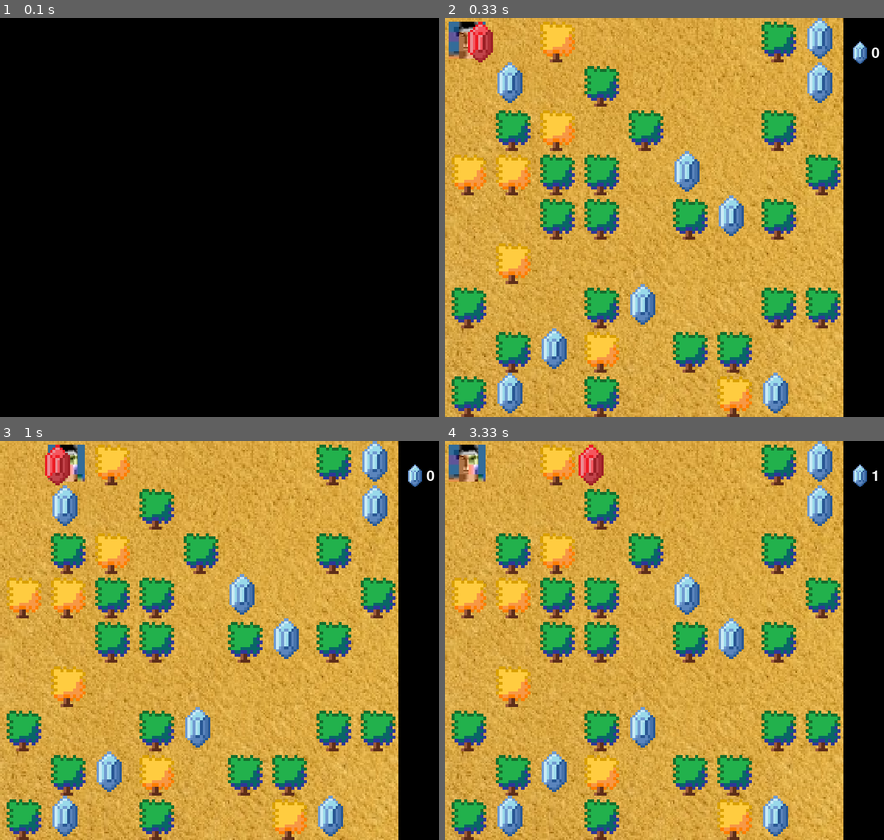
Above: before the commit, frames 1-4 (two rows, left to right).
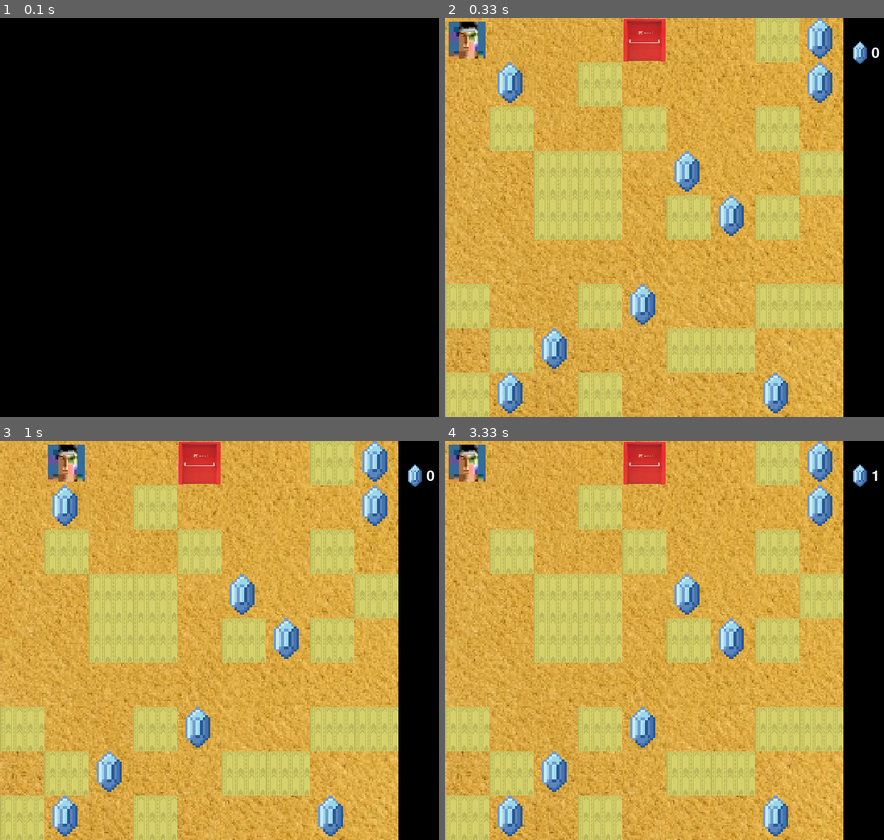
Above: after the commit, the same moments.

Repository: Bruonn/CS-Game-Project
Game: pygame game, started from GameProject/Grid.py
Two runs of this game, one before a commit and one after it. Both use one fixed random seed, a clock stepped at 60 frames per second and the inputs below.
Inputs:
- Up to frame 1 (0.1 s): no input
- Up to frame 2 (0.33 s): no input
- Up to frame 3 (1 s): hold D 0.33-0.8 s
- Up to frame 4 (3.33 s): hold D 1.17-1.63 s; hold A 1.67-2.2 s; hold S 2.23-2.53 s; hold A 2.57-2.97 s; hold W from 3 s (still down)

Frame 1 is identical in both runs. In frame 2, 29% of the frame differs, in the area x 0-91%, y 0-100%; in frame 3, 29%; in frame 4, 29%.

Commit message:
changed textures and i need to add door opening once all things are collected (high priority)

Diff:
--- a/GameProject/Grid.py
+++ b/GameProject/Grid.py
@@ -12,6 +12,16 @@
 grid[0][0] = 1
 grid[0][1] = 1 #right neighbour
 grid[1][0] = 1 #bottom neighbour
+grid[0][4] = 12
+grid[1][4] = 1
+'''
+create a loop which runs exactly n times
+go through each row randomly pick run another loop 3 times
+generate a randomnumber between 0-8
+check if the index generated doesnt already contain the vaue that you want
+if not then change the value otherwise restart the loop
+
+'''
 
 for g in grid:
     print(g)
@@ -25,7 +35,7 @@
 coins = 0
 hideobimg = py.image.load('goldenTree.png')
 hideobimg = py.transform.scale(hideobimg, (60,60))
-obimg = py.image.load('bushNew.png')
+obimg = py.image.load('backwall.jfif')
 obimg = py.transform.scale(obimg, (60,60))
 bgimg = py.image.load('carpet-yellow.jpg')
 bgimg = py.transform.scale(bgimg, (width, height))
@@ -40,6 +50,8 @@
 breakimg = py.transform.scale(breakimg, (55,55))
 player1 = Player(5, 5, img)
 player2 = Player(5, 5, hidecoinimg)
+exitimg = py.image.load('door.png')
+exitimg = py.transform.scale(exitimg, (60,60))
 obstacleList = []
 for r in range(grid_r):
     for c in range(grid_c):
@@ -63,8 +75,10 @@
             index += 1
         elif grid[row][col] == 3:
             screen.blit(coinimg, (col*cell_size, row*cell_size))
-        elif grid[row][col] == 6:
-            screen.blit(hideobimg,(col*cell_size, row*cell_size))
+        elif grid[row][col] == 12:
+            screen.blit(exitimg, (col*cell_size, row*cell_size))
+        # elif grid[row][col] == 6:
+        #     screen.blit(hideobimg,(col*cell_size, row*cell_size))
             #py.draw.rect(screen, "#000000", (row*cell_size, col*cell_size, cell_size, cell_size))
         col += 1 #then go to the next cell
         if col == grid_c:   #if you reach the last column
@@ -79,7 +93,7 @@
     screen.blit(textSurface, (width + 19, 38))
     screen.blit(coinTextimg,(width + 7, 32))
 
-def shake():
+def open():
     if event.type == py.KEYDOWN:
         if event.key == py.K_SPACE:
             if(grid[player1.y//60][player1.x//60] == 6):
@@ -108,7 +122,7 @@
         player1.move(screen, grid, event)
 
         pickup()
-        shake()
+        # shake()
     screen.blit(bgimg, (0,0))
     draw_panel(screen, coins)
 
@@ -118,7 +132,7 @@
     player2.movebad(screen, grid)
     draw_grid(grid)
     player1.draw(screen)
-    player2.draw(screen)
+    # player2.draw(screen)
 
 
     #r.center = (player1.x, player1.y)
Binary file added: backwall.jfif
Binary file added: door.png
